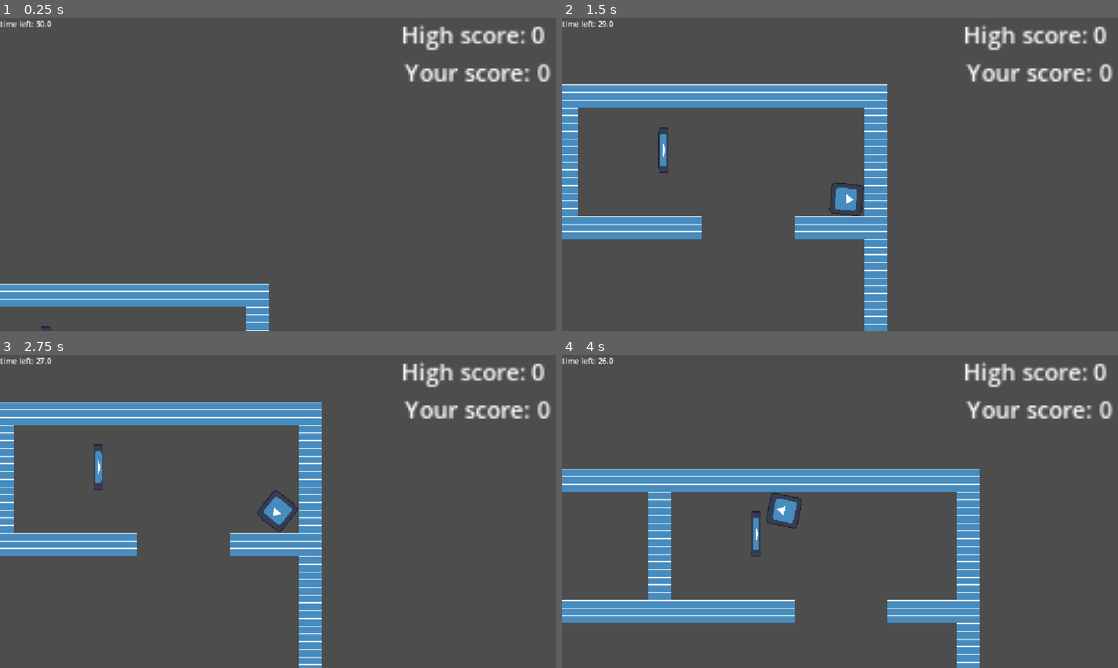
Above: before the commit, frames 1-4 (two rows, left to right).
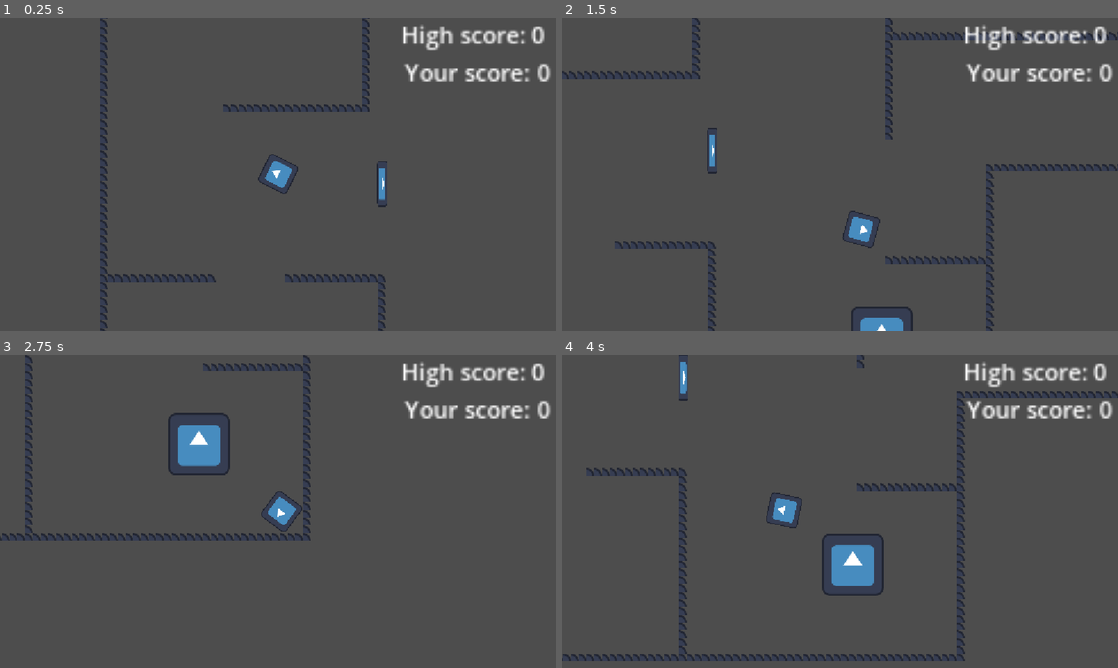
Above: after the commit, the same moments.

Repository: thomasM-Wexp/heat-engineer-game
Game: Godot game, scene res://main.tscn
Two runs of this game, one before a commit and one after it. Both use one fixed random seed, a clock stepped at 60 frames per second and the inputs below. The engine's default icon, where the game draws it, is replaced by a stand-in: a white triangle on a blue panel in a dark square.
Inputs (mouse positions are in pixels of both pictures, inside the frame that each line leads up to):
- Up to frame 1 (0.25 s): no input
- Up to frame 2 (1.5 s): move the mouse to (962, 158) at 0.52 s; press the mouse at (962, 158) at 0.53 s; hold D (right) 0.53-1.28 s; move the mouse to (728, 190) at 1.27 s; release the mouse at (728, 190) at 1.28 s; hold S (down) from 1.28 s (still down); tap Shift (run) at 1.35 s
- Up to frame 3 (2.75 s): move the mouse to (333, 442) at 2.02 s; release S (down) at 2.03 s; press the mouse at (333, 442) at 2.03 s; hold D (right) from 2.03 s (still down)
- Up to frame 4 (4 s): move the mouse to (812, 574) at 2.77 s; release D (right) at 2.78 s; release the mouse at (812, 574) at 2.78 s; hold W (up) 2.78-3.53 s; tap Shift (run) at 2.85 s; move the mouse to (1006, 558) at 3.52 s; press the mouse at (1006, 558) at 3.53 s; hold A (left) from 3.53 s (still down)

The runs differ from the first frame. In frame 1, 5.9% of the frame differs, in the area x 0-70%, y 0-100%; in frame 2, 14%; in frame 3, 13%; in frame 4, 16%, in the area x 0-100%, y 0-100%.
Error after the commit: Cannot call method 'duplicate' on a null value. (res://main.gd:54)

Commit message:
Add files via upload

Diff:
--- /dev/null
+++ b/dog_obstacle.gd
@@ -0,0 +1,11 @@
+extends AnimatableBody2D
+
+
+# Called when the node enters the scene tree for the first time.
+func _ready() -> void:
+	pass # Replace with function body.
+
+
+# Called every frame. 'delta' is the elapsed time since the previous frame.
+func _process(delta: float) -> void:
+	pass
--- a/main.gd
+++ b/main.gd
@@ -2,15 +2,19 @@
 
 signal new_level
 #wednesday goals:
-#work on score system(after asking about score system)
 #ask about visuals
-#work on database/leaderboard integration
 #work on adding in dog obstacle
-#set aiden up with making pause/start menu function and UI
+
+#thursday goals:
+#add in heater aura's
+#add in more maps
+#add in difficulty scaling and difficulty ranking
+#add in score calculations
+#add in username
+#add in score saving
+#add in visuals
 
 # Called when the node enters the scene tree for the first time.
-func _ready() -> void:
-	new_room()
 
 func _process(_delta) -> void:
 	if Var.new_level == true:
@@ -22,22 +26,37 @@
 	Var.new_level = false
 	get_tree().call_group("rooms", "on_load")
 	var room = Var.rng.randi_range(1, Var.room_number)
-	room = 4
+	room = 1
+
 	for i in range(len(Var.cats)):
-		print(Var.cats[i][0])
 		if room == Var.cats[i][0]:
 			var instance = $cat_obstacle.duplicate()
 			instance.position = Var.cats[i][1]
 			instance.rotation = Var.cats[i][2]
 			add_child(instance)
 			instance.show()
+
 	for i in range(len(Var.birds)):
-		print(Var.birds[i][0])
 		if room == Var.birds[i][0]:
 			var instance = $bird_obstacle.duplicate()
 			instance.position = Var.birds[i][1]
 			add_child(instance)
 			instance.show()
+
+	for i in range(len(Var.dogs)):
+		if room == Var.dogs[i][0]:
+			var path = Path2D.new()
+			var curve = Curve2D.new()
+			for j in range(len(Var.dogs[i][1])):
+				curve.add_point(Var.dogs[i][1][j])
+			path.curve = curve
+			add_child(path)
+			var instance = $pathfinding/dog_walk.duplicate()
+			instance.position = Var.dogs[i][1][0]
+			path.add_child(instance)
+			instance.show()
+
+
 	$player.position = Var.spawns[room-1]
 	$heater.position = Var.base[room-1]
 	new_level.emit()
--- a/var.gd
+++ b/var.gd
@@ -5,10 +5,11 @@
 var rng = RandomNumberGenerator.new()
 var new_level = false
 var pause = false
-var spawns = [Vector2(-4200,100),Vector2(0,0),Vector2(-2750,2900),Vector2(-2000,1400),Vector2(900,3000)]
+var spawns = [Vector2(-3350,-300),Vector2(0,0),Vector2(-2750,2900),Vector2(-2000,1400),Vector2(900,3000)]
 var base = [Vector2(-3750,500),Vector2(1000,0),Vector2(-2900,2950),Vector2(-2000,1400),Vector2(500,2900)]
 var cats = [[5,Vector2(750,2325),deg_to_rad(90)],[5,Vector2(1500,2150),deg_to_rad(180)]]#room, position, rotation
 var birds = [[4,Vector2(-2600,1700)]]
+var dogs = [[1,[Vector2(-4200,-50),Vector2(-4200,300),Vector2(-4000,450),Vector2(-4000,-50),Vector2(-4200,-50)]]]#room, list of points to go to
 #for player
 var SPEED = 700.0
 var active_SPEED = SPEED
Not shown, added: dog_obstacle.gd.uid
